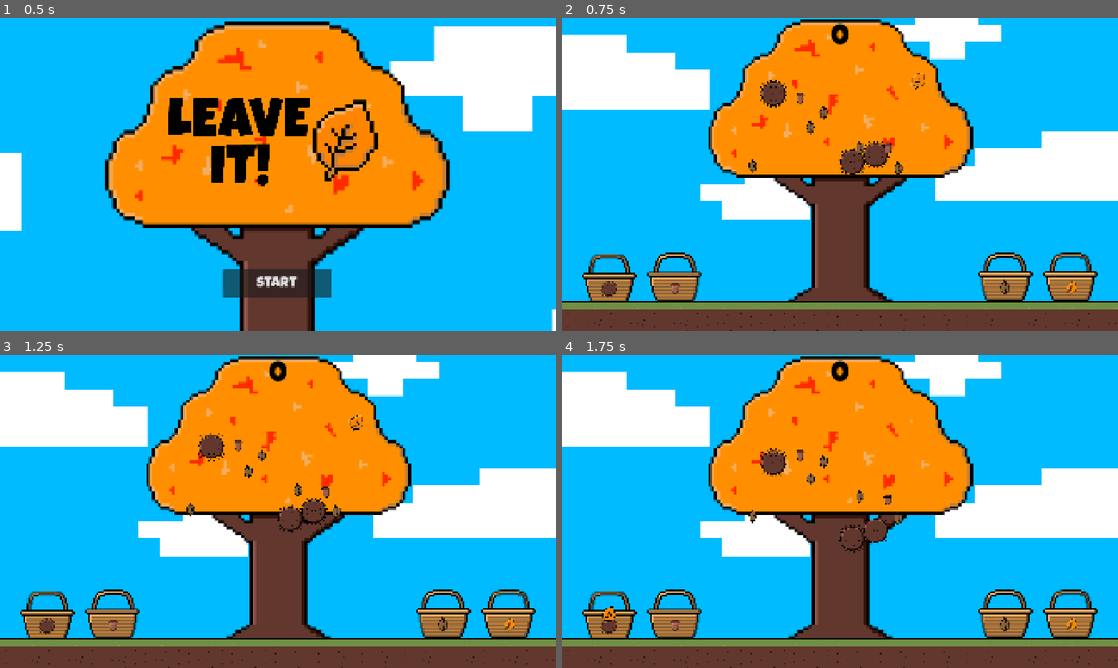
Above: before the commit, frames 1-4 (two rows, left to right).
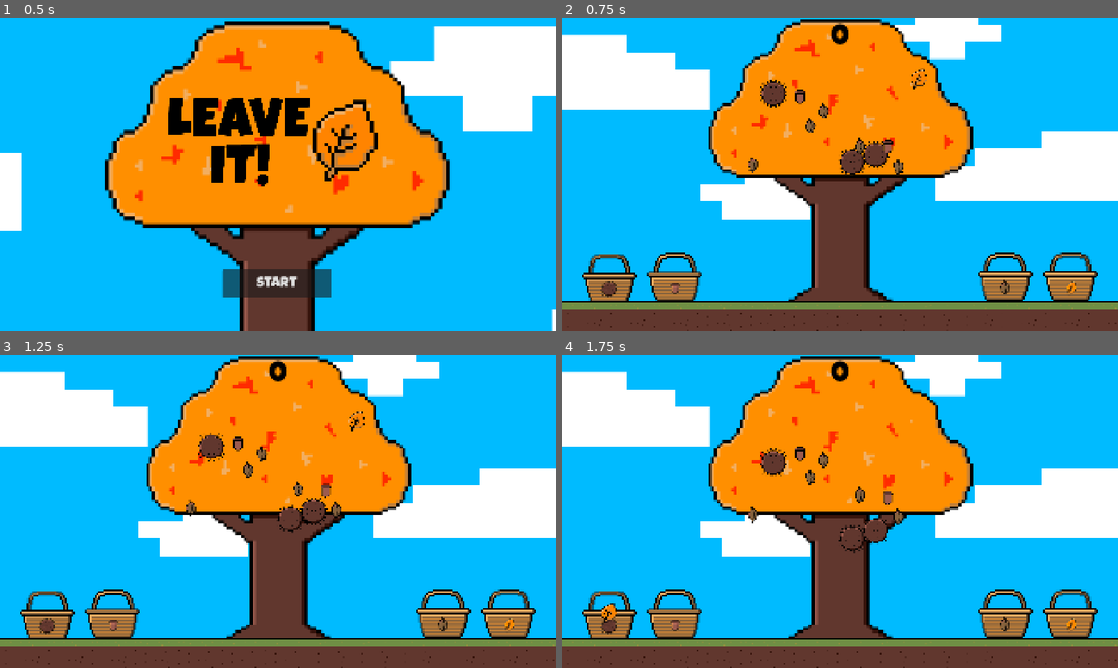
Above: after the commit, the same moments.

Repository: Chrisieee/cozy-fall-jam-game
Game: Godot game, scene res://scenes/start.tscn
The game is run twice, just before and just after one commit, with the same random seed, the same clock (stepped at 60 frames per second) and the same inputs. The engine's default icon, where the game draws it, is replaced by a stand-in: a white triangle on a blue panel in a dark square.
Inputs (mouse positions are in pixels of both pictures, inside the frame that each line leads up to):
- Up to frame 1 (0.5 s): no input
- Up to frame 2 (0.75 s): click "start" at 0.5 s
- Up to frame 3 (1.25 s): no input
- Up to frame 4 (1.75 s): drag from (917, 423) to (606, 624) at 1.27 s

Frame 1 is identical in both runs. In frame 2, 0.4% of the frame differs, in the area x 33-66%, y 16-50%; in frame 3, 0.4%; in frame 4, 0.4%, in the area x 7-62%, y 29-86%.

Commit message:
Added sounds and exported project

Diff:
--- a/falling-objects/acorn/acorn.tscn
+++ b/falling-objects/acorn/acorn.tscn
@@ -10,7 +10,7 @@
 size = Vector2(40, 58.666668)
 
 [node name="acorn" type="CharacterBody2D" unique_id=930470000]
-scale = Vector2(0.75, 0.75)
+scale = Vector2(0.95, 0.95)
 collision_layer = 2
 script = ExtResource("1_01wmf")
 minDropSpeed = 50
--- a/falling-objects/beechNuts/beechNuts.tscn
+++ b/falling-objects/beechNuts/beechNuts.tscn
@@ -10,7 +10,7 @@
 size = Vector2(43.333332, 64)
 
 [node name="beechNuts" type="CharacterBody2D" unique_id=1726671439]
-scale = Vector2(0.75, 0.75)
+scale = Vector2(0.9, 0.9)
 collision_layer = 2
 script = ExtResource("1_eaum0")
 minDropSpeed = 30
--- a/falling-objects/fallingObject.gd
+++ b/falling-objects/fallingObject.gd
@@ -48,11 +48,3 @@
 			if currentlyDragging == self:
 				dragging = false
 				currentlyDragging = null
-
-				checkPosition()
-
-func checkPosition():
-	pass
-	# check of hij colide
-	# check of het de juiste is
-	# doe iets
--- a/falling-objects/leaves/leave1.tscn
+++ b/falling-objects/leaves/leave1.tscn
@@ -10,6 +10,7 @@
 size = Vector2(46, 61)
 
 [node name="leave" type="CharacterBody2D" unique_id=996179642]
+scale = Vector2(1.2, 1.2)
 collision_layer = 2
 script = ExtResource("1_0uoic")
 minDropSpeed = 30
--- a/falling-objects/spawner.gd
+++ b/falling-objects/spawner.gd
@@ -20,6 +20,7 @@
 	timer.start()
 
 func _on_timeout():
+	AudioManager.play_sound(preload("res://scenes/sounds/gargamel10-rustling-leaves-378798.mp3"), -10)
 	spawnNewObjects()
 
 func spawnNewObjects():
--- a/project.godot
+++ b/project.godot
@@ -14,6 +14,10 @@
 run/main_scene="uid://bferfwupn053h"
 config/features=PackedStringArray("4.7", "Forward Plus")
 config/icon="res://icon.svg"
+
+[autoload]
+
+AudioManager="*uid://cqmc0tyedac1a"
 
 [display]
 
--- /dev/null
+++ b/scenes/audioManager.gd
@@ -0,0 +1,27 @@
+extends Node
+
+@onready var musicPlayer = AudioStreamPlayer.new()
+@onready var ambientPlayer = AudioStreamPlayer.new()
+
+func _ready():
+	add_child(musicPlayer)
+	add_child(ambientPlayer)
+
+func play_music(stream: AudioStream):
+	musicPlayer.volume_db = -25
+	musicPlayer.stream = stream
+	musicPlayer.play()
+
+func stop_music():
+	musicPlayer.stop()
+
+func play_sound(stream: AudioStream, db: int):
+	var player = AudioStreamPlayer.new()
+	player.volume_db = db
+	player.stream = stream
+	add_child(player)
+	player.play()
+
+	player.finished.connect(func():
+		player.queue_free()
+	)
--- a/scenes/level_1.gd
+++ b/scenes/level_1.gd
@@ -4,6 +4,11 @@
 
 var score = 0
 
+func _ready():
+	AudioManager.stop_music()
+	AudioManager.play_music(preload("res://scenes/sounds/denis-pavlov-music-autumn-jazz-podcast-acoustic-cozy-relaxing-cafe-606333.mp3"))
+
 func _on_sorting_basket_add_score():
+	AudioManager.play_sound(preload("res://scenes/sounds/place.mp3"), -10)
 	score += 1
 	scoreLabel.text = str(score)
--- /dev/null
+++ b/scenes/start.gd
@@ -0,0 +1,4 @@
+extends Node2D
+
+func _ready():
+	AudioManager.play_music(preload("res://scenes/sounds/denis-pavlov-music-autumn-jazz-podcast-acoustic-cozy-relaxing-cafe-606333.mp3"))
--- a/scenes/start.tscn
+++ b/scenes/start.tscn
@@ -1,12 +1,14 @@
 [gd_scene format=3 uid="uid://bferfwupn053h"]
 
 [ext_resource type="Texture2D" uid="uid://bp8xiqg1wh3ft" path="res://scenes/resources/background.png" id="1_bodal"]
+[ext_resource type="Script" uid="uid://ciys7vslkax0q" path="res://scenes/start.gd" id="1_y16t7"]
 [ext_resource type="Texture2D" uid="uid://dtmgftnw6lldl" path="res://scenes/resources/tree.png" id="2_kdmts"]
 [ext_resource type="FontFile" uid="uid://bddl74uxnunyb" path="res://scenes/resources/LuckiestGuy-Regular.ttf" id="3_0auqf"]
 [ext_resource type="Texture2D" uid="uid://d1lxjq5en6pa3" path="res://scenes/resources/LogoLeaveIt.png" id="4_0auqf"]
 [ext_resource type="Script" uid="uid://dhdf867kv65jv" path="res://scenes/button.gd" id="4_kdmts"]
 
 [node name="start" type="Node2D" unique_id=311507063]
+script = ExtResource("1_y16t7")
 
 [node name="background" type="Sprite2D" parent="." unique_id=586582121]
 position = Vector2(982, 1403)
--- a/sorting/sorting_basket.gd
+++ b/sorting/sorting_basket.gd
@@ -17,3 +17,5 @@
 	if node.is_in_group(type):
 		node.queue_free()
 		addScore.emit()
+	else:
+		AudioManager.play_sound(preload("res://scenes/sounds/freesound_community-wrong-47985.mp3"), -15)
Not shown, added: scenes/audioManager.gd.uid
Not shown, added: scenes/sounds/denis-pavlov-music-autumn-jazz-podcast-acoustic-cozy-relaxing-cafe-606333.mp3.import
Not shown, added: scenes/sounds/freesound_community-wrong-47985.mp3.import
Not shown, added: scenes/sounds/gargamel10-rustling-leaves-378798.mp3.import
Not shown, added: scenes/sounds/place.mp3.import
Not shown, added: scenes/start.gd.uid
Not shown, changed: exports/index.html
Not shown, changed: exports/index.pck
Not shown, added: exports/leave-it-v02.zip
Not shown, added: exports/leave-it-v03.zip
Not shown, added: exports/leave-it-v04.zip
Not shown, added: scenes/sounds/denis-pavlov-music-autumn-jazz-podcast-acoustic-cozy-relaxing-cafe-606333.mp3
(and 3 more such lines)
